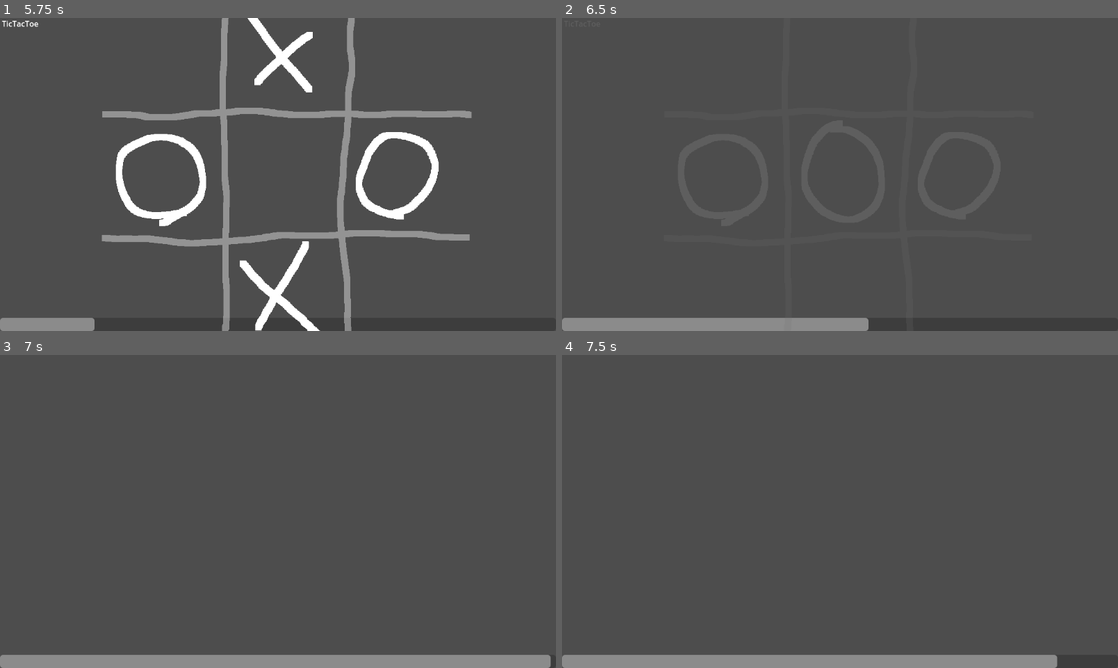
Above: before the commit, frames 1-4 (two rows, left to right).
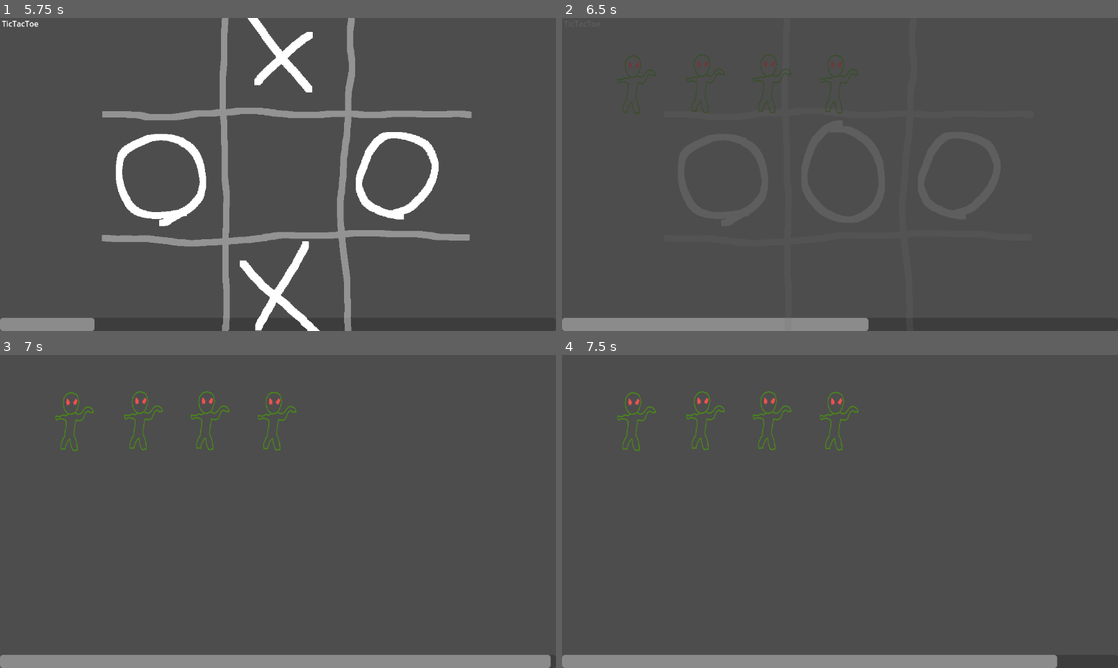
Above: after the commit, the same moments.

Repository: Lipatant/CasualTryhard
Game: Godot game, scene res://src/Scenes/SceneManager.tscn
The game is run twice, just before and just after one commit, with the same random seed, the same clock (stepped at 60 frames per second) and the same inputs.
Inputs (mouse positions are in pixels of both pictures, inside the frame that each line leads up to):
- Up to frame 1 (5.75 s): click "Normal" at 0.5 s; move the mouse to (400, 158) at 1.27 s; click (400, 158) at 1.42 s; move the mouse to (166, 190) at 2.02 s; click (166, 190) at 2.17 s; move the mouse to (333, 105) at 2.77 s; click (333, 105) at 2.92 s; move the mouse to (250, 237) at 3.52 s; click (250, 237) at 3.67 s; move the mouse to (444, 221) at 4.27 s; click (444, 221) at 4.42 s; move the mouse to (111, 127) at 5.02 s; click (111, 127) at 5.17 s
- Up to frame 2 (6.5 s): move the mouse to (867, 174) at 5.77 s; click (867, 174) at 5.92 s
- Up to frame 3 (7 s): move the mouse to (194, 433) at 6.52 s; click (194, 433) at 6.67 s
- Up to frame 4 (7.5 s): move the mouse to (962, 495) at 7.27 s; click (962, 495) at 7.42 s

Frame 1 is identical in both runs. In frame 2, 0.4% of the frame differs, in the area x 10-54%, y 11-31%; in frame 3, 0.7%, in the area x 9-54%, y 11-31%; in frame 4, 0.7%.
Error before the commit: Trying to assign value of type 'Node2D' to a variable of type 'Game.gd'. (res://src/Scenes/GameManager/GameManager.gd:84)

Commit message:
fix: zombieHunt loading

Diff:
--- a/src/Games/ZombieHunt.tscn
+++ b/src/Games/ZombieHunt.tscn
@@ -1,3 +1,29 @@
-[gd_scene format=3 uid="uid://45t3bjuxo2th"]
+[gd_scene load_steps=3 format=3 uid="uid://45t3bjuxo2th"]
 
-[node name="ZombieHunt" type="Node2D"]
+[ext_resource type="Script" path="res://src/Games/ZombieHunt/ZombieHunt.gd" id="1_560b7"]
+[ext_resource type="PackedScene" uid="uid://vmuo63clehkt" path="res://src/Games/ZombieHunt/ZombieHuntZombie.tscn" id="2_xovgl"]
+
+[node name="ZombieHunt" type="Control"]
+layout_mode = 3
+anchors_preset = 15
+anchor_right = 1.0
+anchor_bottom = 1.0
+grow_horizontal = 2
+grow_vertical = 2
+script = ExtResource("1_560b7")
+
+[node name="Node2D" type="Node2D" parent="."]
+
+[node name="ZombieContainer" type="Node2D" parent="Node2D"]
+
+[node name="Zombie" parent="Node2D/ZombieContainer" instance=ExtResource("2_xovgl")]
+position = Vector2(575, 134)
+
+[node name="Zombie2" parent="Node2D/ZombieContainer" instance=ExtResource("2_xovgl")]
+position = Vector2(436, 133)
+
+[node name="Zombie3" parent="Node2D/ZombieContainer" instance=ExtResource("2_xovgl")]
+position = Vector2(298, 133)
+
+[node name="Zombie4" parent="Node2D/ZombieContainer" instance=ExtResource("2_xovgl")]
+position = Vector2(155, 135)
--- a/src/Games/ZombieHunt/ZombieHunt.gd
+++ b/src/Games/ZombieHunt/ZombieHunt.gd
@@ -20,7 +20,9 @@
 			zombie_count += 1
 
 func _new_click_input(position : Vector2) -> void:
+	print('1')
 	if game_state != State.PLAYING or !zombie_container: return
+	print('2')
 	var zombie_hit : int = 0
 	var zombie_rect : Rect2
 	for zombie : ZombieHuntZombie in zombie_container.get_children():
